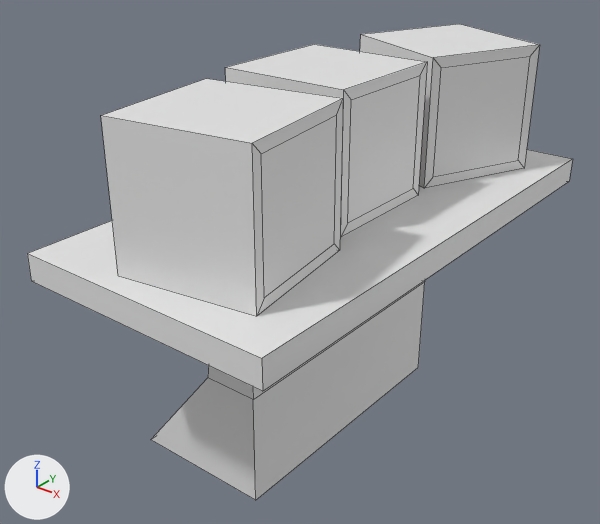
Renders of the FBX model Content/Abandonded_Mall_Modular/Models/Props/Security/PROP_CameraStation.fbx from each side of a commit.
The view is the same before and after, from a camera (50 mm lens) standing at (1.2, -2.34, 2.14) and looking at (-0.61, -0.09, 0.74). The lights are fixed; the arrows at lower left show +X, +Y and +Z. Mesh edges are drawn as thin lines.

The scene before the commit, as lines of its bpy script (objects in view):
```python
me_cube_006 = bpy.data.meshes.new('Cube.006')
me_cube_006.from_pydata(...)  # 56 vertices, 48 faces; spans x -1.0..0.0, y -1.0..1.0, z 0.0..1.5
ob_prop_camerastation = bpy.data.objects.new('PROP_CameraStation', me_cube_006)
ob_prop_camerastation.location = (0.0, 0.0, 0.0)
```
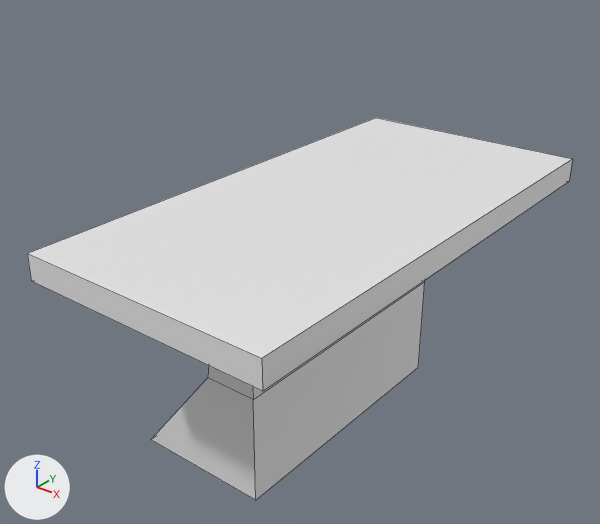
The change, as JSON lines over the scene's bpy script:
```json
{"block": "me_cube_006", "where": "me_cube_006.from_pydata(...)  # 56 vertices, 48 faces; spans x -1.0..0.0, y -1.0..1.0, z 0.0..1.5"}
{"block": "me_cube_006", "where": "# used by ob_prop_camerastation; location = (0.0, 0.0, 0.0)"}
{"block": "me_cube_006", "change": "me_cube_006 part 1: the loose piece of 12 vertices spanning x -0.72..-0.15, y -0.92..-0.35, z 1.0..1.5 is deleted"}
{"block": "me_cube_006", "change": "me_cube_006 part 2: the loose piece of 12 vertices spanning x -0.77..-0.11, y 0.31..0.97, z 1.0..1.5 is deleted"}
{"block": "me_cube_006", "change": "me_cube_006 part 3: the loose piece of 12 vertices spanning x -0.79..-0.29, y -0.27..0.23, z 1.0..1.5 is deleted"}
```

Changed parts and their boxes (x1, y1, x2, y2) in the pictures (600 x 524 px):
```json
{"object": "PROP_CameraStation", "change": "reshaped", "before": [27, 24, 573, 500], "after": [27, 118, 573, 500], "on screen": "20% shorter"}
{"part": 1, "of": "me_cube_006", "change": "deleted", "before": [101, 78, 343, 316]}
{"part": 2, "of": "me_cube_006", "change": "deleted", "before": [360, 24, 540, 188]}
{"part": 3, "of": "me_cube_006", "change": "deleted", "before": [225, 44, 427, 237]}
```
